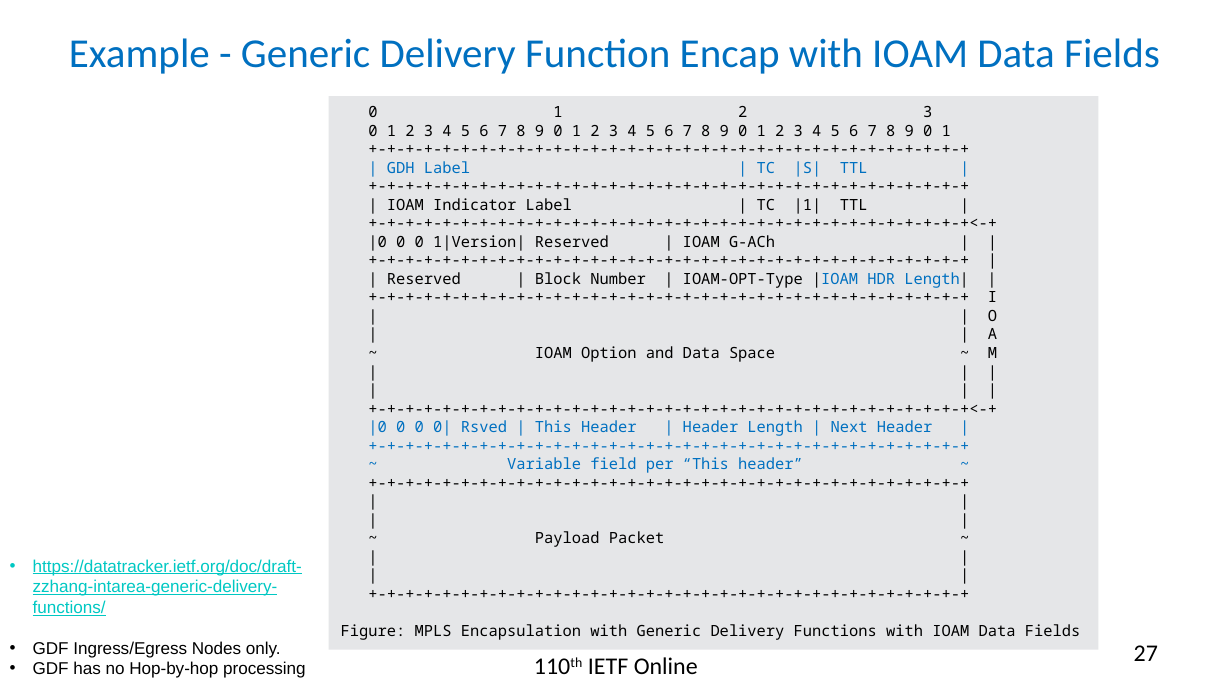
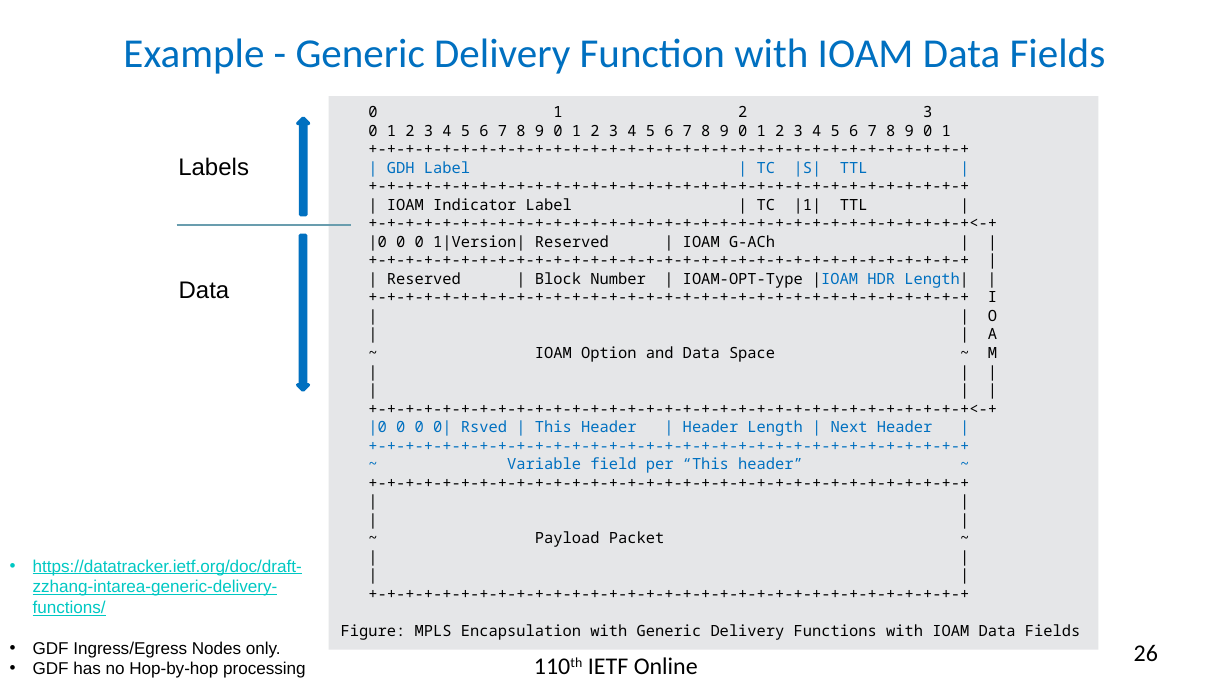
Before and after one commit to rakgandhi/ietf-slides, a slide deck: slide 26 of draft-gandhi-mpls-ioam-sr-06.pptx (slide 27 before the commit). Drawn at 1232x693 pixels with LibreOffice and Linux fonts; fonts in the diff are those of the drawing. Boxes give left, top, right and bottom in pixels: in the first picture for what was removed or moved away, otherwise in the second. Text is boxed around its words. In the diff, an @@ line names an element or a change of style, - is before the commit and + after.

```diff
--- a/draft-gandhi-mpls-ioam-sr-06.pptx
+++ b/draft-gandhi-mpls-ioam-sr-06.pptx
@@ title at [123,38,1106,74]: text changed @@
-Example - Generic Delivery Function Encap with IOAM Data Fields
+Example - Generic Delivery Function with IOAM Data Fields
@@ down arrow added at [298,118,309,214], fill #0070C0, outline #0070C0 2 pt @@
@@ text added at [178,157,249,176], 14 pt, text #000000 @@
+Labels
@@ line added from (176, 225) to (351, 225), #6A9DAE 0.75 pt @@
@@ down arrow added at [298,235,309,391], fill #0070C0, outline #0070C0 2 pt @@
@@ text added at [179,281,230,299], 14 pt, text #000000 @@
+Data
@@ page number at [1134,644,1158,661]: text changed @@
-27
+26
```
Also in this commit, not shown: 3 other slides changed, 1 slide added, 1 other file.
